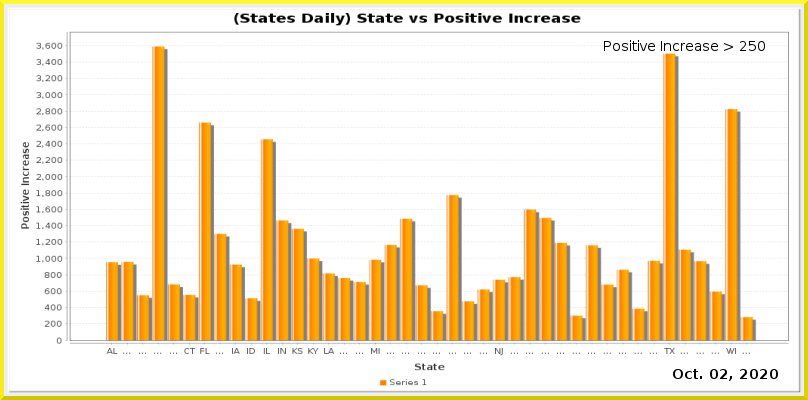
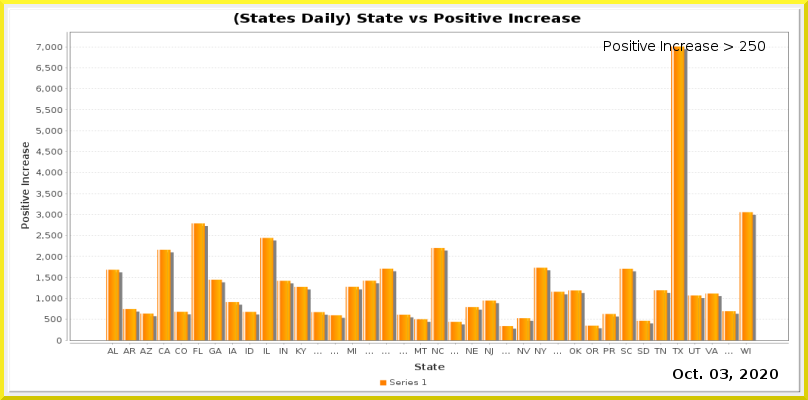
Layers edited between the first and the second 808×400 image:
painted on "Current Date" over bbox(720, 369, 728, 379)
painted on "Date_vs_TestIncrease.png" over bbox(36, 42, 789, 356)
